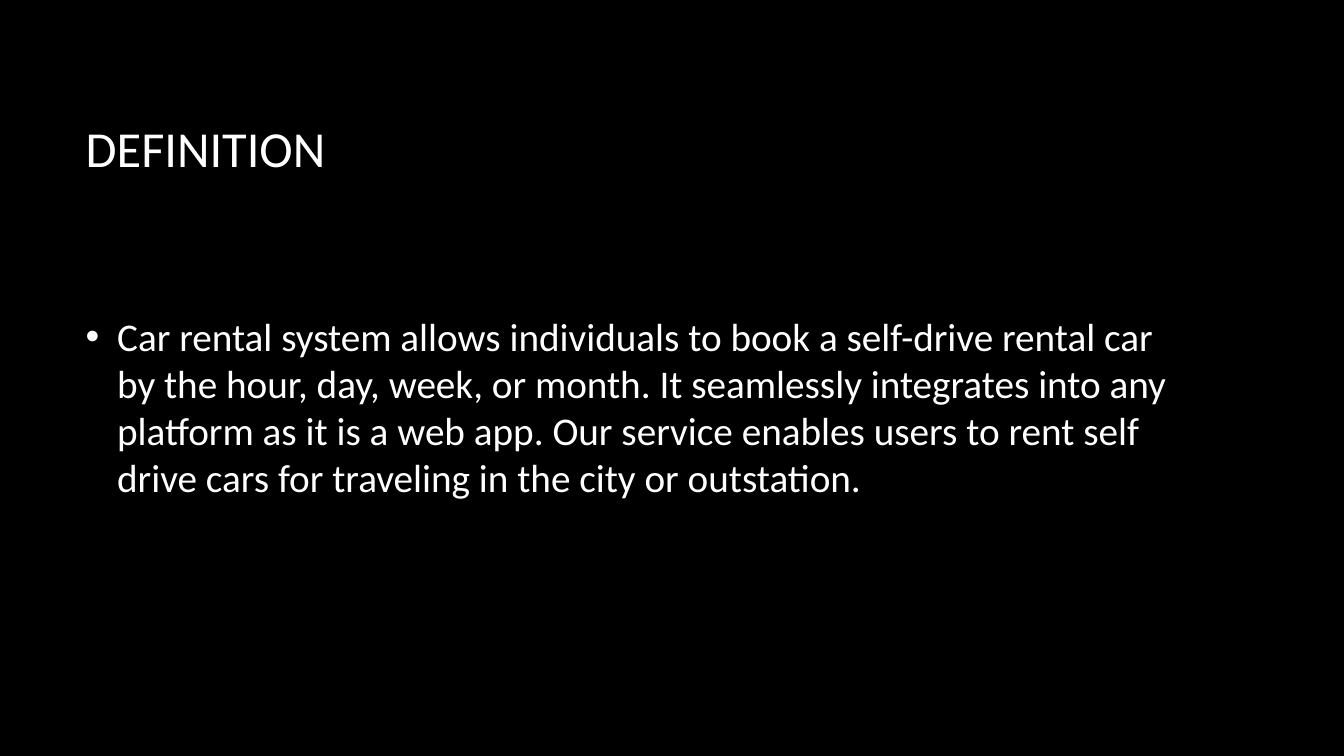
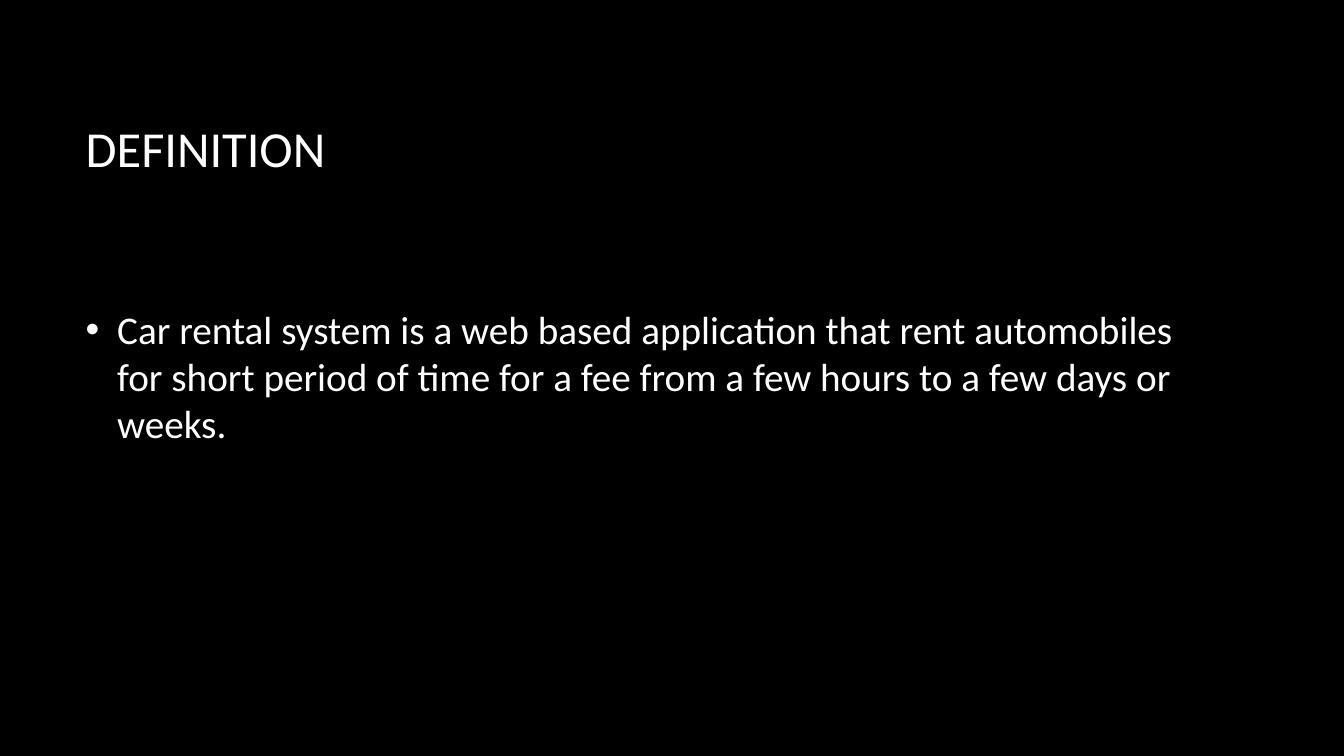
Before and after one commit to harshil037/carrent, a slide deck: slide 3 of Car rental system (2).pptx. Drawn at 1344x756 pixels with LibreOffice and Linux fonts; fonts in the diff are those of the drawing; background and template pictures are left out. Boxes give left, top, right and bottom in pixels: in the first picture for what was removed or moved away, otherwise in the second. Text is boxed around its words. In the diff, an @@ line names an element or a change of style, - is before the commit and + after.

```diff
--- a/Car rental system (2).pptx
+++ b/Car rental system (2).pptx
@@ text at [117,316,1172,439]: text changed @@
-• Car rental system allows individuals to book a self-drive rental car by the hour, day, week, or month. It seamlessly integrates into any platform as it is a web app. Our service enables users to rent self drive cars for traveling in the city or outstation.
+• Car rental system is a web based application that rent automobiles for short period of time for a fee from a few hours to a few days or weeks.
```
Also in this commit, not shown: 6 other slides changed, 1 slide added, 3 slides removed, 5 other files.
